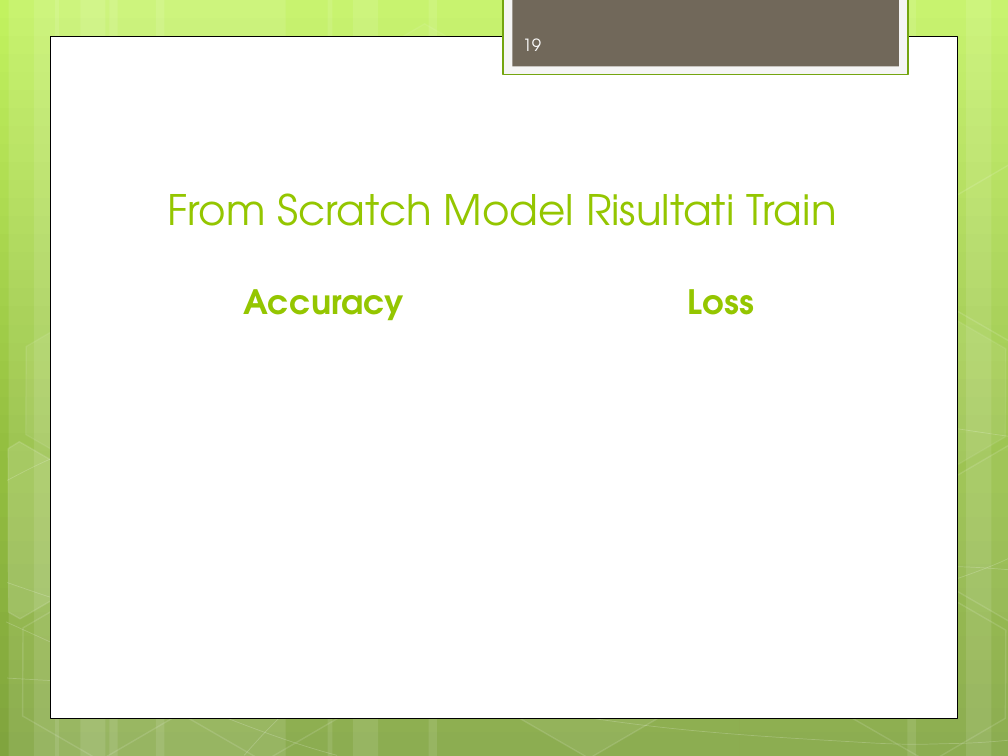
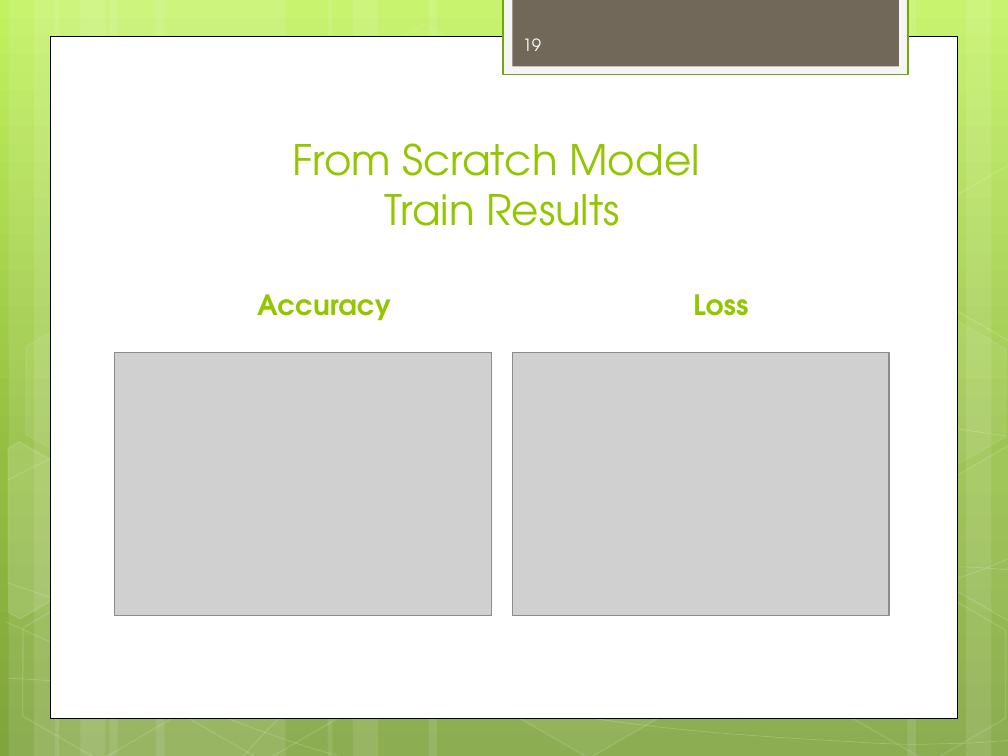
Before and after one commit to RaiMar96/AdversarialAttacksAndInterpretability-covid-chestxray-, a slide deck: slide 19 of docs/ProjectOverview.pptx. Drawn at 1008x756 pixels with LibreOffice and Linux fonts; fonts in the diff are those of the drawing; grey boxes stand for pictures. Boxes give left, top, right and bottom in pixels: in the first picture for what was removed or moved away, otherwise in the second. Text is boxed around its words. In the diff, an @@ line names an element or a change of style, - is before the commit and + after.

```diff
--- a/docs/ProjectOverview.pptx
+++ b/docs/ProjectOverview.pptx
@@ title at (x1=293, y1=143, x2=699, y2=226): text changed @@
-From Scratch Model Risultati Train
+From Scratch Model
+Train Results
@@ text "Accuracy" at (x1=257, y1=294, x2=391, y2=321): size 24 to 20 pt @@
@@ text "Loss" at (x1=693, y1=294, x2=748, y2=316): size 24 to 20 pt @@
@@ picture added at (x1=115, y1=353, x2=492, y2=616) @@
@@ picture added at (x1=512, y1=353, x2=889, y2=616) @@
```
Also in this commit, not shown: 10 other slides changed, 2 slides added, 1 slide removed, 1 other file.
